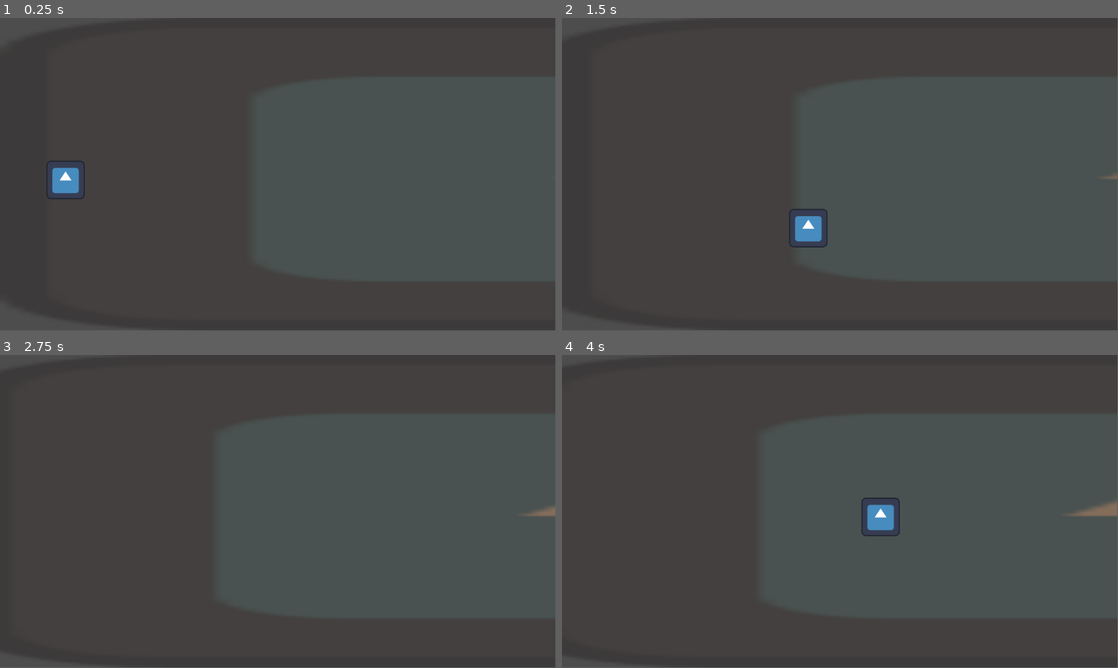
Above: before the commit, frames 1-4 (two rows, left to right).
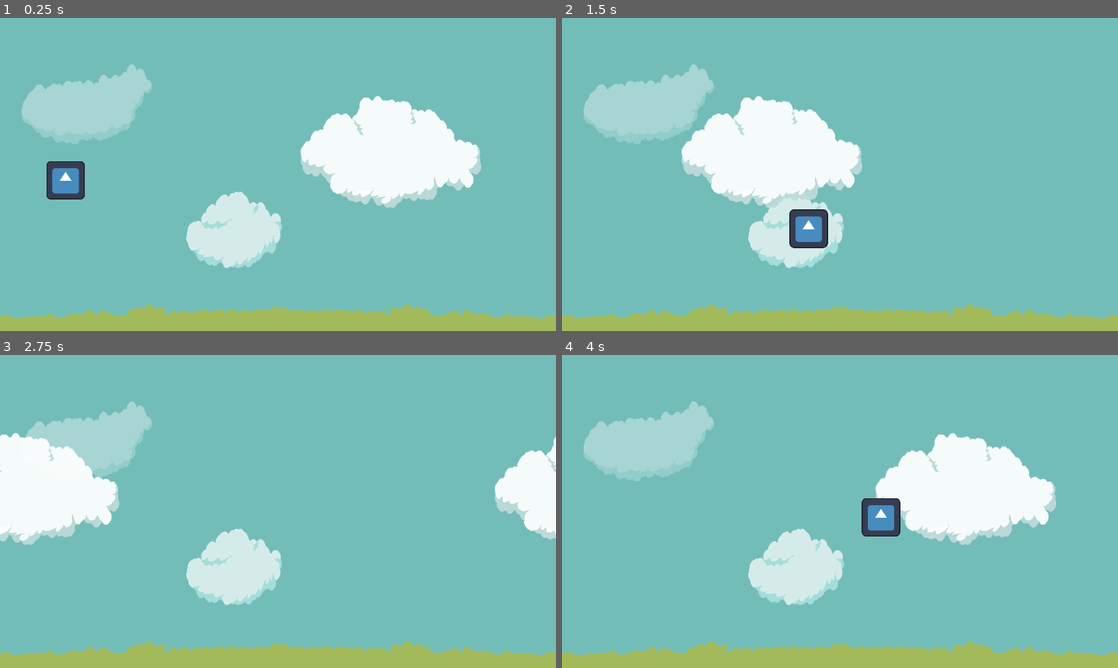
Above: after the commit, the same moments.

Repository: NxKuma/ISCS_Shooter
Game: Godot game, scene res://Scene/main.tscn
Two runs of this game, one before a commit and one after it. Both use one fixed random seed, a clock stepped at 60 frames per second and the inputs below. The engine's default icon, where the game draws it, is replaced by a stand-in: a white triangle on a blue panel in a dark square.
Inputs:
- Up to frame 1 (0.25 s): no input
- Up to frame 2 (1.5 s): hold D (Right) 0.53-1.28 s; hold S (Down) from 1.28 s (still down)
- Up to frame 3 (2.75 s): release S (Down) at 2.03 s; hold D (Right) from 2.03 s (still down)
- Up to frame 4 (4 s): release D (Right) at 2.78 s; hold W (Up) 2.78-3.53 s; hold A (Left) from 3.53 s (still down)
In our replay, the window is 799x449 before the commit and 800x450 after it. These sizes can differ from the game's own. Grey fills any space a smaller window leaves; there, only what the larger window draws over its background counts as a difference.

The runs differ from the first frame. In frame 1, 99% of the frame differs, in the area x 0-100%, y 0-100%; in frame 2, 99%; in frame 3, 100%; in frame 4, 99%.

Commit message:
updated bg

Diff:
--- a/Scene/bg.tscn
+++ b/Scene/bg.tscn
@@ -1,13 +1,66 @@
-[gd_scene load_steps=3 format=3 uid="uid://dfwpt7hhliyk2"]
+[gd_scene load_steps=7 format=3 uid="uid://dfwpt7hhliyk2"]
 
-[ext_resource type="Script" path="res://Script/bg.gd" id="1_l2f7b"]
-[ext_resource type="Texture2D" uid="uid://c2emlgwmigy6q" path="res://icon.svg" id="1_v3chm"]
+[ext_resource type="Texture2D" uid="uid://bn6bn00wow577" path="res://Art/Parallax/Sky4.png" id="3_0epnu"]
+[ext_resource type="Texture2D" uid="uid://y0vyfwq51hgg" path="res://Art/Parallax/Sky1.png" id="4_t7xwp"]
+[ext_resource type="Texture2D" uid="uid://c6f3fp7cvp1v" path="res://Art/Parallax/BG3.png" id="5_ajtrf"]
+[ext_resource type="Texture2D" uid="uid://dfm2g1sighq37" path="res://Art/Parallax/Sky2.png" id="5_kbtni"]
+[ext_resource type="Texture2D" uid="uid://dyxee5fe711de" path="res://Art/Parallax/Sky3.png" id="6_wiyoy"]
 
-[node name="BG" type="Node2D"]
-script = ExtResource("1_l2f7b")
+[sub_resource type="GDScript" id="GDScript_cp3cu"]
+script/source = "extends Control
 
-[node name="TextureRect" type="TextureRect" parent="."]
-modulate = Color(0.921569, 0.658824, 0.454902, 0.352941)
-offset_right = 3390.0
-offset_bottom = 648.0
-texture = ExtResource("1_v3chm")
+@onready var cloud_1_sprite: Sprite2D = $Cloud1Sprite
+var x: int = 0
+
+func _process(delta: float) -> void:
+	x += 5
+	cloud_1_sprite.set_region_rect(Rect2(Vector2(x,0),Vector2(1152,452)))
+"
+
+[node name="BG" type="Control"]
+layout_mode = 3
+anchors_preset = 0
+script = SubResource("GDScript_cp3cu")
+
+[node name="ParallaxBG" type="ParallaxBackground" parent="."]
+scroll_ignore_camera_zoom = true
+
+[node name="Sky" type="ParallaxLayer" parent="ParallaxBG"]
+motion_scale = Vector2(0, 0)
+
+[node name="Sprite2D" type="Sprite2D" parent="ParallaxBG/Sky"]
+scale = Vector2(1, 1.43363)
+texture = ExtResource("3_0epnu")
+centered = false
+
+[node name="Cloud1" type="ParallaxLayer" parent="ParallaxBG"]
+motion_scale = Vector2(0.8, 0.8)
+
+[node name="Cloud2" type="ParallaxLayer" parent="ParallaxBG"]
+
+[node name="Sprite2D" type="Sprite2D" parent="ParallaxBG/Cloud2"]
+scale = Vector2(1, 1.43363)
+texture = ExtResource("5_kbtni")
+centered = false
+
+[node name="Cloud3" type="ParallaxLayer" parent="ParallaxBG"]
+
+[node name="Sprite2D" type="Sprite2D" parent="ParallaxBG/Cloud3"]
+scale = Vector2(1, 1.43363)
+texture = ExtResource("6_wiyoy")
+centered = false
+
+[node name="Cloud4" type="ParallaxLayer" parent="ParallaxBG"]
+
+[node name="Sprite2D" type="Sprite2D" parent="ParallaxBG/Cloud4"]
+scale = Vector2(2.00174, 1.43363)
+texture = ExtResource("5_ajtrf")
+centered = false
+
+[node name="Cloud1Sprite" type="Sprite2D" parent="."]
+texture_repeat = 2
+scale = Vector2(1, 1.43363)
+texture = ExtResource("4_t7xwp")
+centered = false
+region_enabled = true
+region_rect = Rect2(0, 0, 1152, 452)
--- a/Script/bg.gd
+++ /dev/null
@@ -1,4 +0,0 @@
-extends Node2D
-
-func _process(delta: float) -> void:
-	translate(Vector2.LEFT * 30 * delta)
--- a/project.godot
+++ b/project.godot
@@ -18,6 +18,7 @@
 [display]
 
 window/size/resizable=false
+window/stretch/mode="canvas_items"
 
 [input]
 
